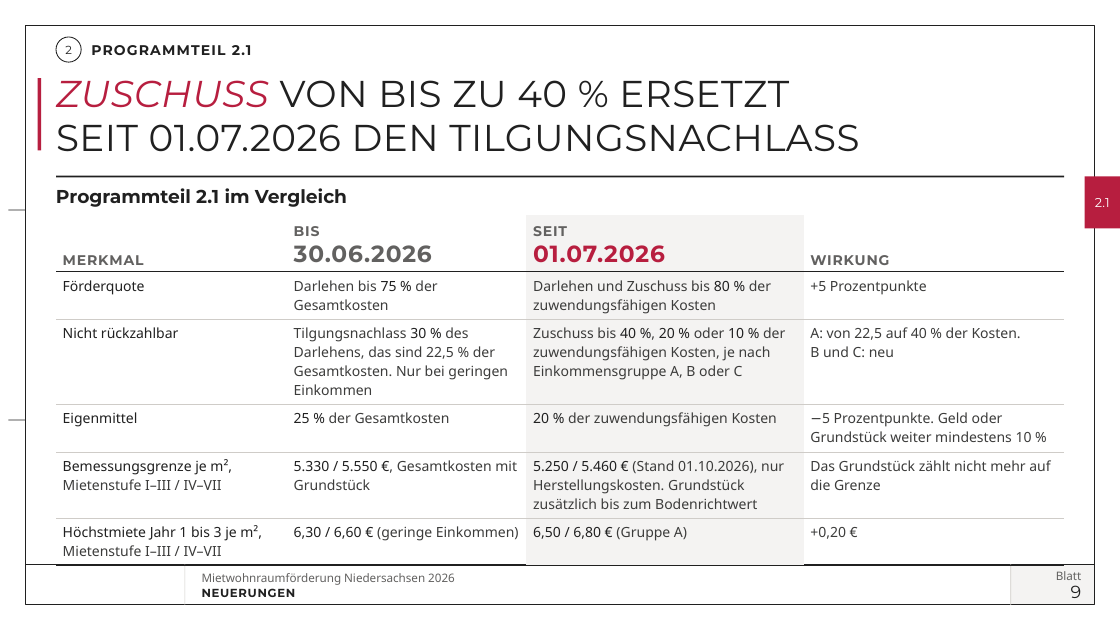
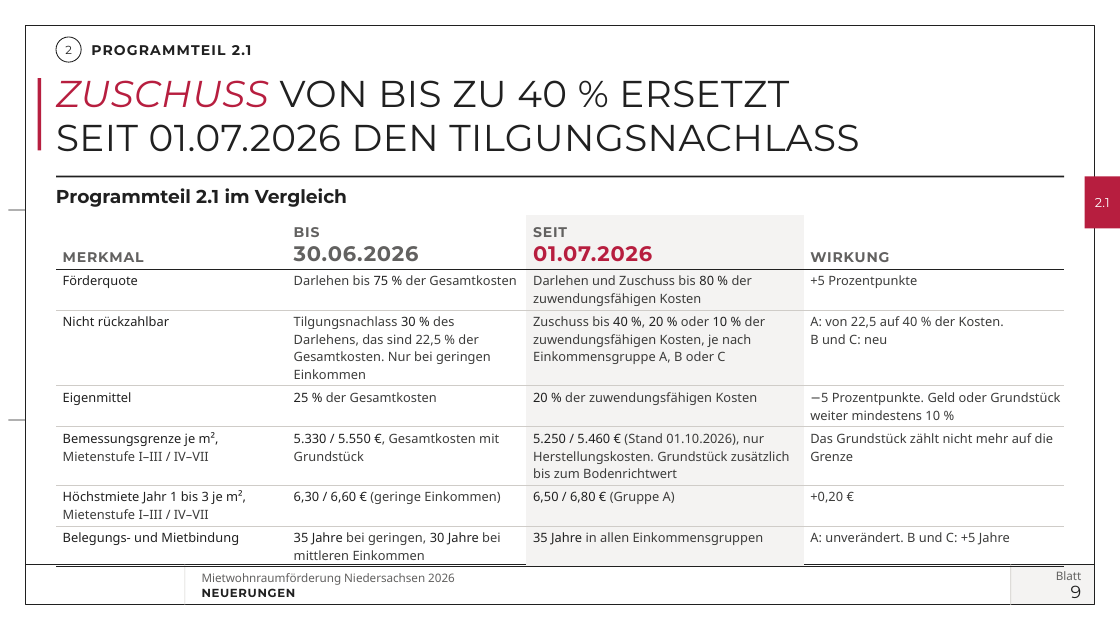
Before and after one commit to vgedaschko/NBank, a slide deck: slide 9 of praesentation/dist/PGN-Mietwohnraumfoerderung-Niedersachsen-2026-Vortrag.pptx. Drawn at 1120x630 pixels with LibreOffice and Linux fonts; fonts in the diff are those of the drawing; background and template pictures are left out. Boxes give left, top, right and bottom in pixels: in the first picture for what was removed or moved away, otherwise in the second. Text is boxed around its words. In the diff, an @@ line names an element or a change of style, - is before the commit and + after.

```diff
--- a/praesentation/dist/PGN-Mietwohnraumfoerderung-Niedersachsen-2026-Vortrag.pptx
+++ b/praesentation/dist/PGN-Mietwohnraumfoerderung-Niedersachsen-2026-Vortrag.pptx
@@ table at bbox=[56, 215, 1065, 564] @@
+row 7: Belegungs- und Mietbindung | 35 Jahre bei geringen, 30 Jahre bei mittleren Einkommen | 35 Jahre in allen Einkommensgruppen | A: unverändert. B und C: +5 Jahre
```
Also in this commit, not shown: 22 other slides changed, 3 slides added, 4 slides removed, 35 other files.
